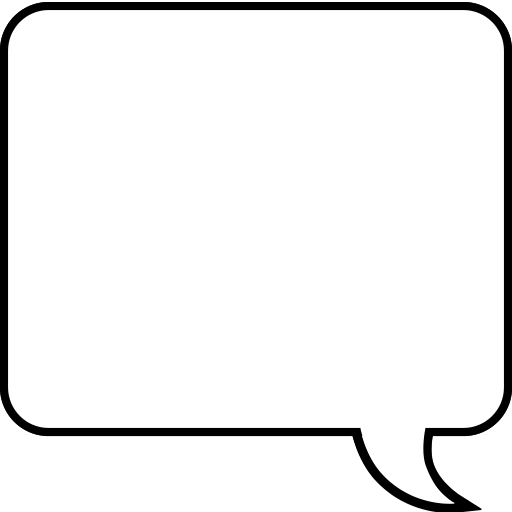
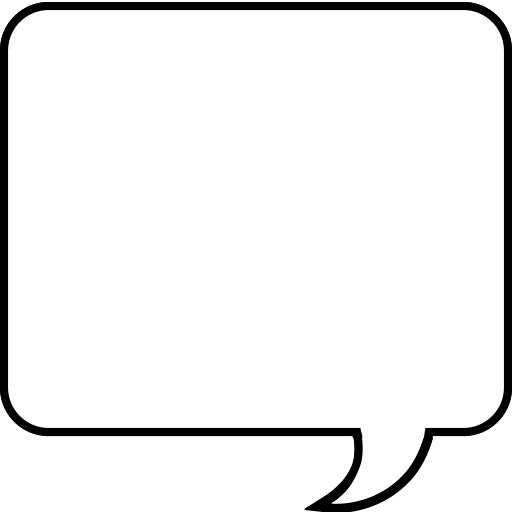
Layer changes from the first 512 x 512 image to the second:
added layer "Pasted Layer" above "NuNuLayer" over <box>304,438,433,512</box>
painted on "speech_bubble.01.png" over <box>304,438,482,512</box>
